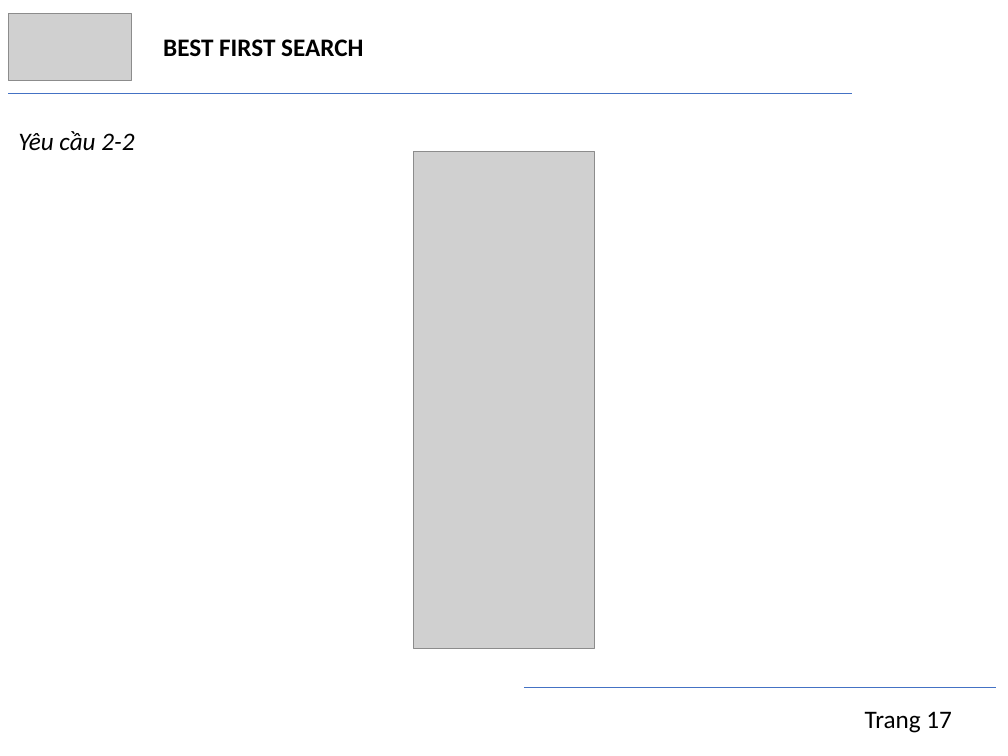
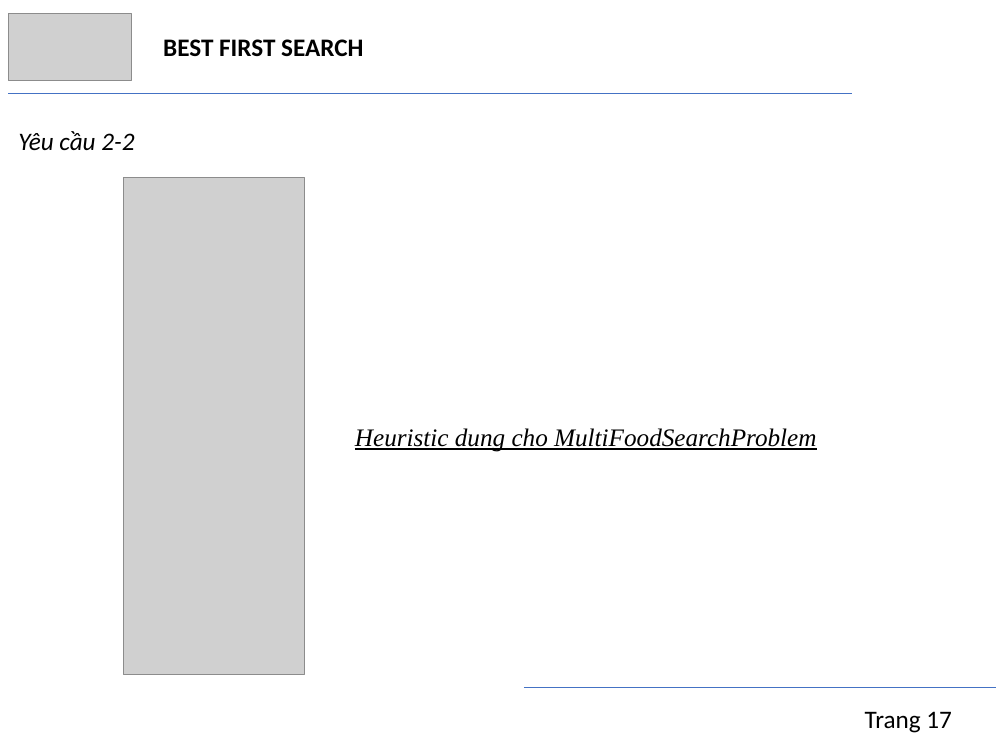
Before and after one commit to trngbro/AI, a slide deck: slide 17 of present/presentation.pptx. Drawn at 1008x756 pixels with LibreOffice and Linux fonts; fonts in the diff are those of the drawing; grey boxes stand for pictures. Boxes give left, top, right and bottom in pixels: in the first picture for what was removed or moved away, otherwise in the second. Text is boxed around its words. In the diff, an @@ line names an element or a change of style, - is before the commit and + after.

```diff
--- a/present/presentation.pptx
+++ b/present/presentation.pptx
@@ picture: place and size @@
-picture at [413,151,594,648]
+picture at [123,177,303,674]
@@ text added at [355,428,816,452], 18 pt, text #000000, italic, underline @@
+Heuristic dung cho MultiFoodSearchProblem
```
Also in this commit, not shown: 12 other slides changed.
